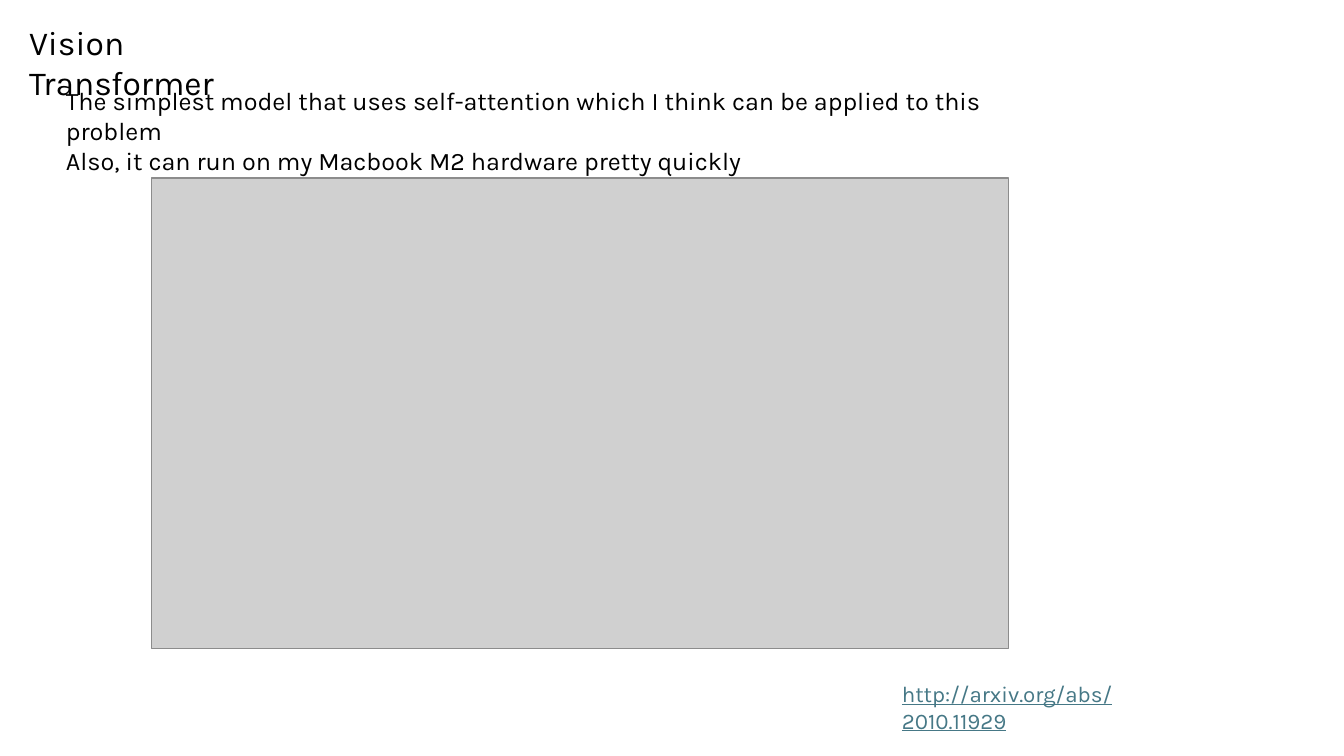
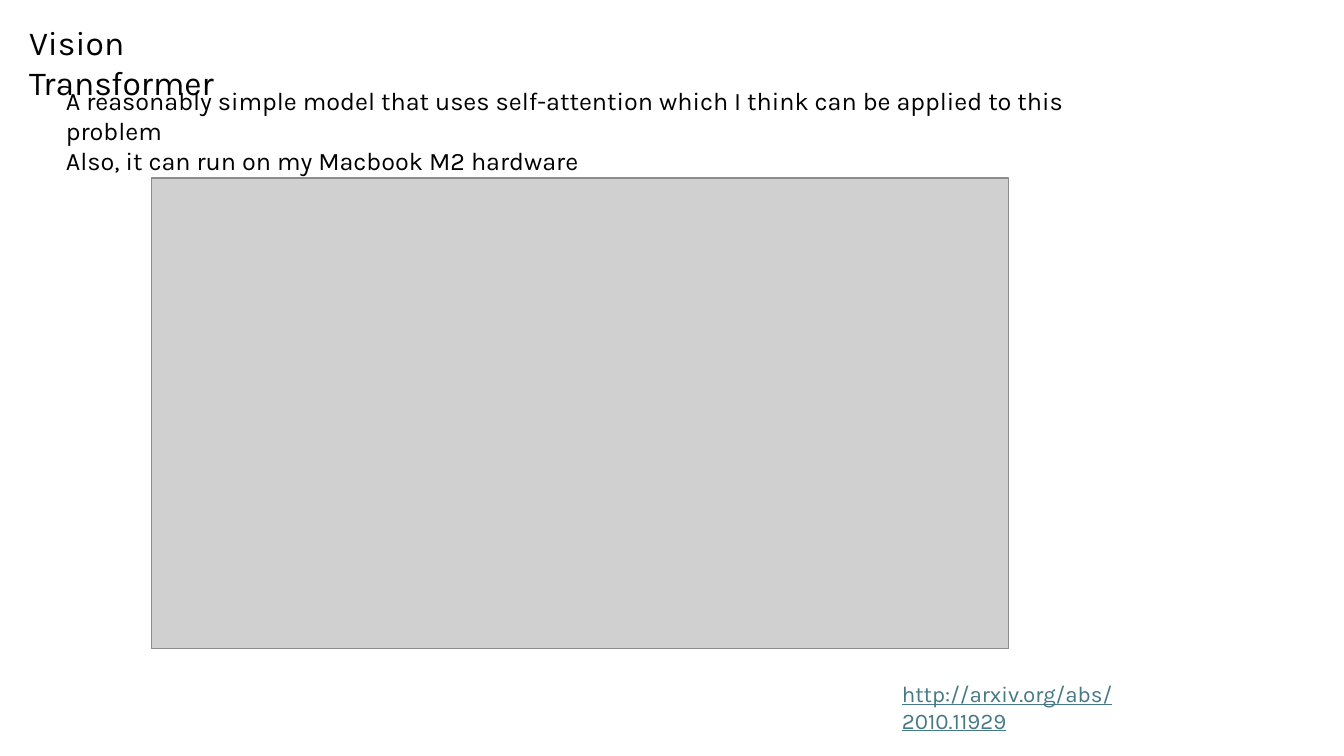
Before and after one commit to planaria158/BERT-antibody-antigen-binding-energy, a slide deck: slide 8 of Homework-aAlphaBio.pptx (slide 7 before the commit). Drawn at 1344x756 pixels with LibreOffice and Linux fonts; fonts in the diff are those of the drawing; grey boxes stand for pictures. Boxes give left, top, right and bottom in pixels: in the first picture for what was removed or moved away, otherwise in the second. Text is boxed around its words. In the diff, an @@ line names an element or a change of style, - is before the commit and + after.

```diff
--- a/Homework-aAlphaBio.pptx
+++ b/Homework-aAlphaBio.pptx
@@ text at bbox=[66, 87, 1062, 176]: text changed @@
-The simplest model that uses self-attention which I think can be applied to this problem
-Also, it can run on my Macbook M2 hardware pretty quickly
+A reasonably simple model that uses self-attention which I think can be applied to this problem
+Also, it can run on my Macbook M2 hardware
```
Also in this commit, not shown: 7 other slides changed, 5 slides added.
